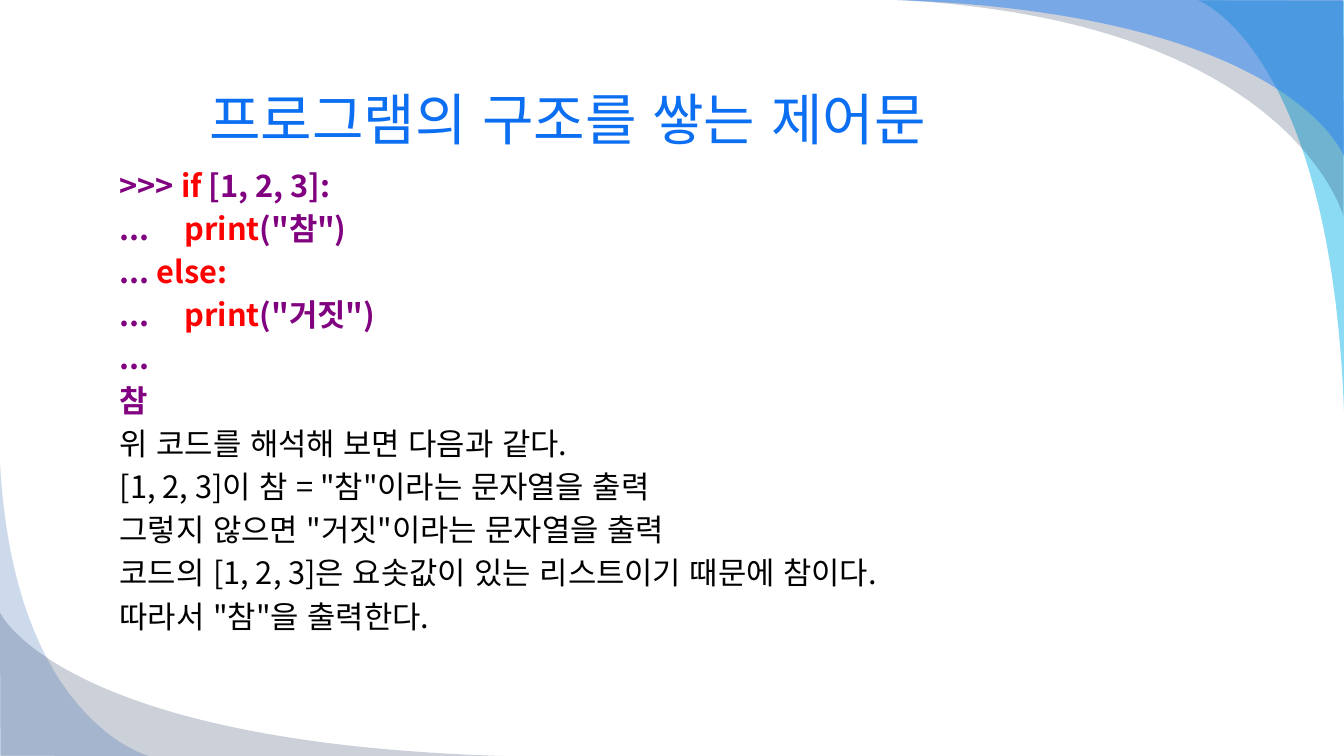
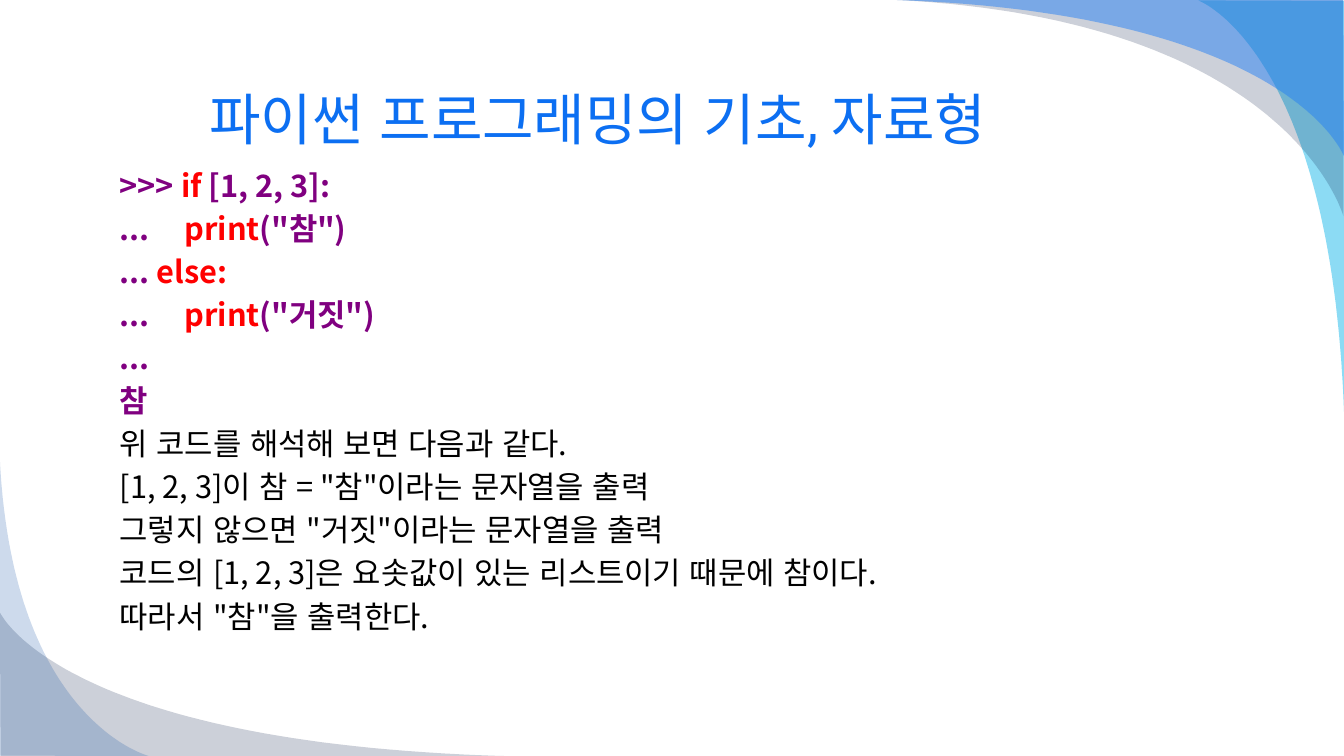
Before and after one commit to KIM-1994/HOya, a slide deck: slide 45 of 파이썬/파이썬.pptx. Drawn at 1344x756 pixels with LibreOffice and Linux fonts; fonts in the diff are those of the drawing. Boxes give left, top, right and bottom in pixels: in the first picture for what was removed or moved away, otherwise in the second. Text is boxed around its words. In the diff, an @@ line names an element or a change of style, - is before the commit and + after.

```diff
--- a/파이썬/파이썬.pptx
+++ b/파이썬/파이썬.pptx
@@ title at (210, 93, 986, 148): text changed @@
-프로그램의 구조를 쌓는 제어문
+파이썬 프로그래밍의 기초, 자료형
```
Also in this commit, not shown: 5 other slides changed, 3 slides removed.
